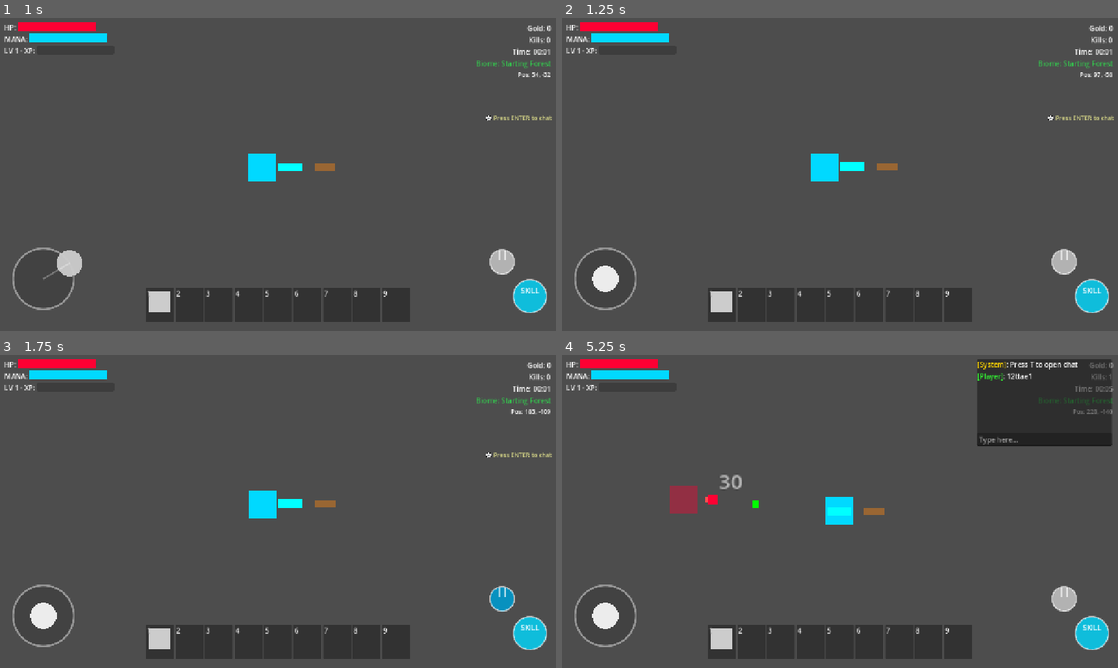
Above: before the commit, frames 1-4 (two rows, left to right).
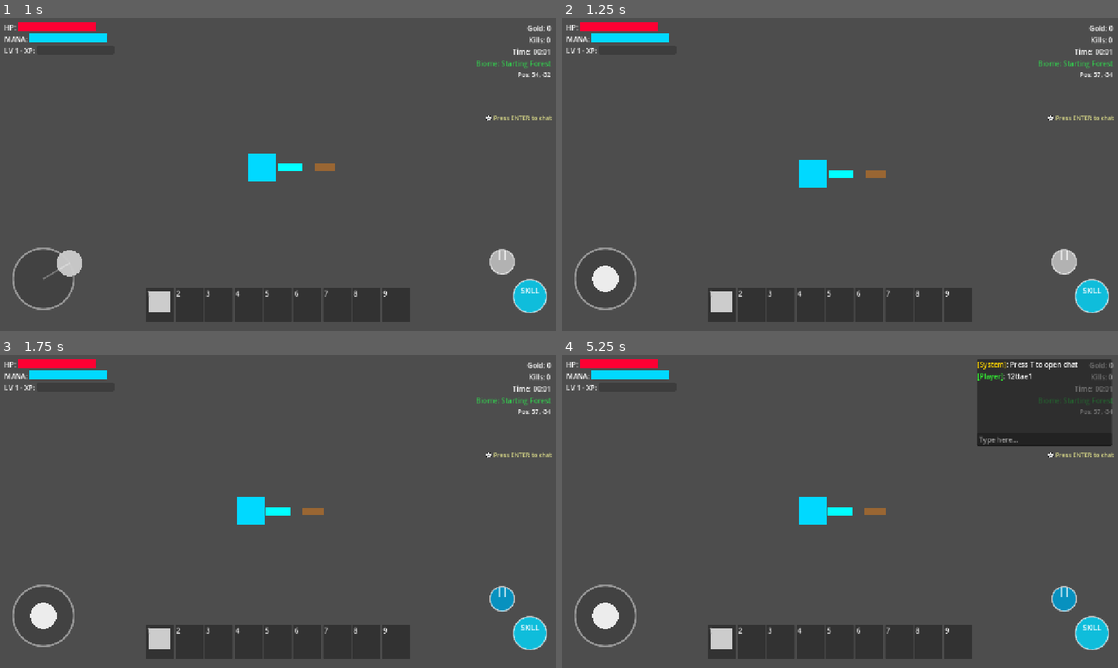
Above: after the commit, the same moments.

Repository: HoangAnhWilliam/Rescue-the-idol-godot
Game: Godot game, scene res://scenes/main.tscn
The game is run twice, just before and just after one commit, with the same random seed, the same clock (stepped at 60 frames per second) and the same inputs.
Inputs (mouse positions are in pixels of both pictures, inside the frame that each line leads up to):
- Up to frame 1 (1 s): tap Enter (ui_accept) at 0.5 s; drag from (44, 277) to (333, 105) at 0.52 s
- Up to frame 2 (1.25 s): no input
- Up to frame 3 (1.75 s): tap Enter (ui_accept) at 1.25 s; drag from (500, 599) to (250, 574) at 1.27 s
- Up to frame 4 (5.25 s): tap Enter (ui_accept) at 2, 4.52 s; move the mouse to (1095, 599) at 2.02 s; hold D (move_right) 2.03-2.75 s; hold E (interact) 2.03-2.75 s; tap T at 2.1, 3.5, 4.25, 5 s; click (1095, 599) at 2.17 s; click (1045, 439) at 2.77 s; type "12" at 2.85 s; drag from (1090, 633) to (673, 464) at 3.52 s; move the mouse to (1006, 558) at 4.27 s; hold A (move_left) 4.28-5 s; hold E (interact) 4.28-5 s; tap 1 at 4.35 s; tap Escape (pause) at 4.9 s; drag from (673, 464) to (756, 433) at 5.02 s

Frame 1 is identical in both runs. In frame 2, 0.9% of the frame differs, in the area x 42-99%, y 17-55%; in frame 3, 0.9%; in frame 4, 1.8%, in the area x 19-100%, y 6-82%.
Error before the commit: Attempt to call function 'hide_button' in base 'null instance' on a null instance. (res://scripts/mobile/mobile_controls.gd:303)

Commit message:
fix: Correct node paths in mobile_controls.gd to match scene structure

Diff:
--- a/scripts/mobile/mobile_controls.gd
+++ b/scripts/mobile/mobile_controls.gd
@@ -6,9 +6,9 @@
 
 # References to control components
 @onready var joystick: VirtualJoystick = $ControlsContainer/LeftSide/VirtualJoystick
-@onready var skill_button: MobileButton = $ControlsContainer/RightSide/SkillButton
-@onready var pause_button: MobileButton = $ControlsContainer/RightSide/PauseButton
-@onready var interact_button: MobileButton = $ControlsContainer/RightSide/InteractButton
+@onready var skill_button: MobileButton = $ControlsContainer/RightSide/ButtonsContainer/SkillButton
+@onready var pause_button: MobileButton = $ControlsContainer/RightSide/ButtonsContainer/TopRow/PauseButton
+@onready var interact_button: MobileButton = $ControlsContainer/RightSide/ButtonsContainer/TopRow/InteractButton
 
 # Game references
 var player: CharacterBody2D = null
